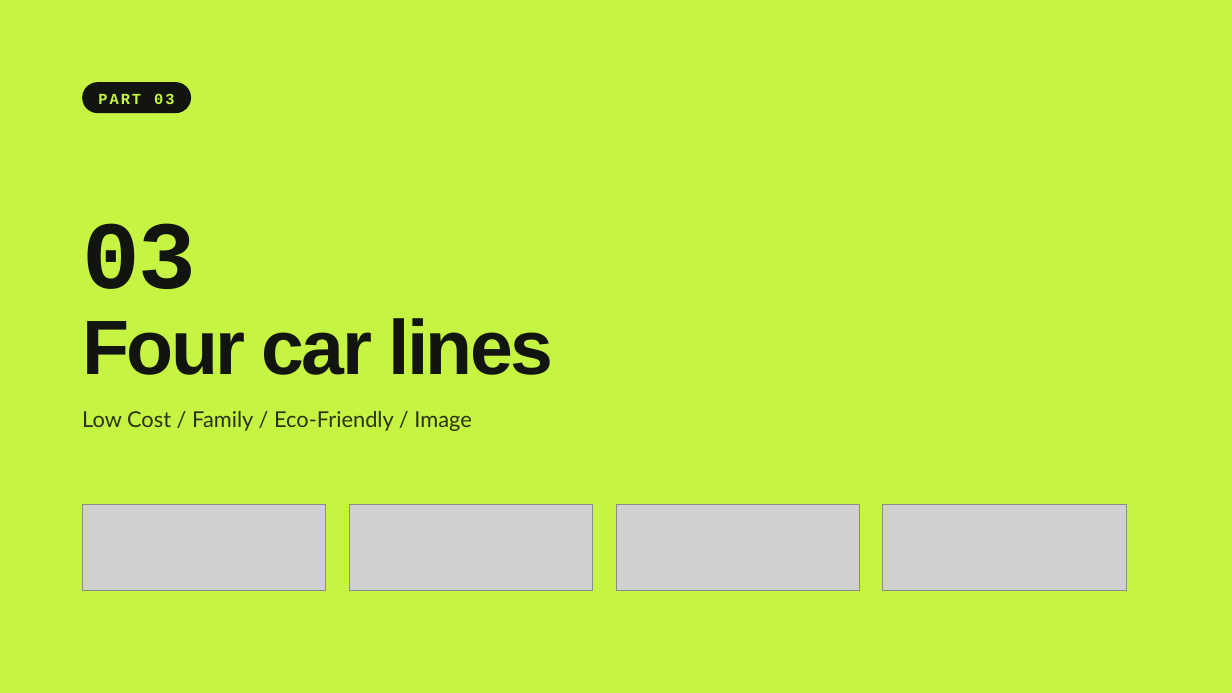
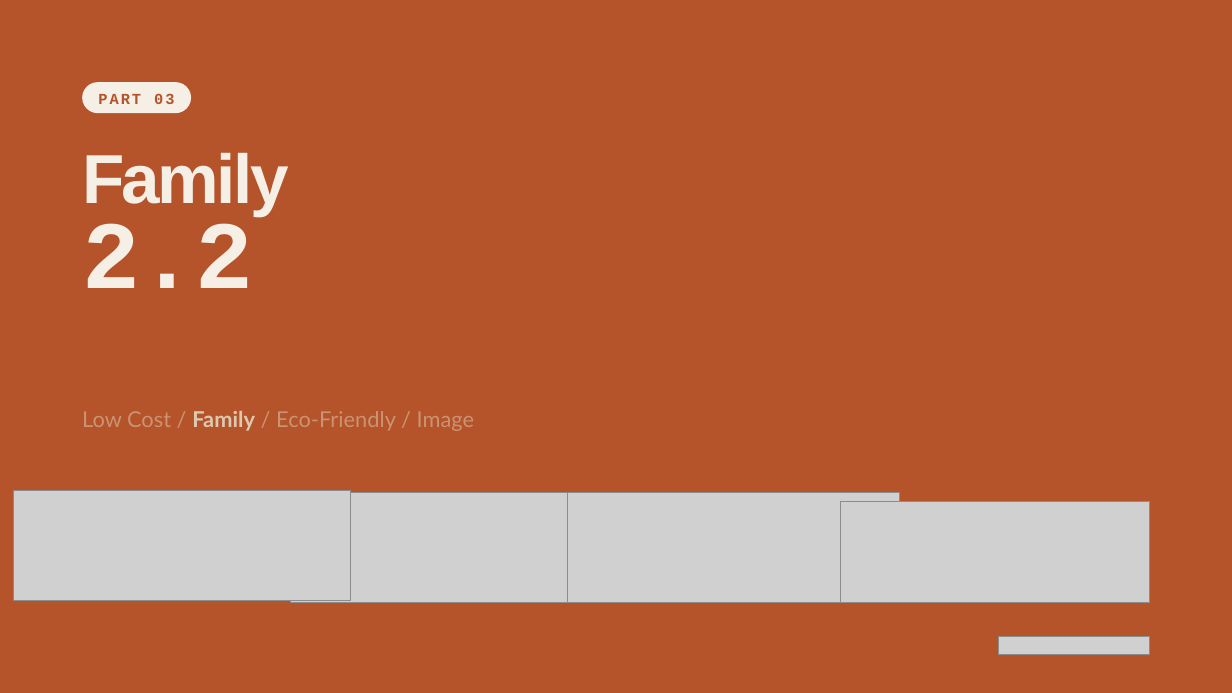
Before and after one commit to moridoca/tangerine-motors, a slide deck: slide 22 of assets/ir/FY26-Praesentation.pptx (slide 11 before the commit). Drawn at 1232x693 pixels with LibreOffice and Linux fonts; fonts in the diff are those of the drawing; grey boxes stand for pictures. Boxes give left, top, right and bottom in pixels: in the first picture for what was removed or moved away, otherwise in the second. Text is boxed around its words. In the diff, an @@ line names an element or a change of style, - is before the commit and + after.

```diff
--- a/assets/ir/FY26-Praesentation.pptx
+++ b/assets/ir/FY26-Praesentation.pptx
@@ background #C5F442 to #B5532A @@
@@ rounded rectangle "PART 03" at [82,82,191,114]: text colour #C5F442 to #B5532A; fill #12140F to #F5EFE6 @@
@@ title added at [82,152,289,216], 54 pt, text #F5EFE6, bold @@
+Family
@@ text at [82,223,253,288]: text changed; text colour #12140F to #F5EFE6 @@
-03
+2.2
@@ title removed at [82,318,553,375] @@
-Four car lines
@@ text "Low Cost / Family / ..." at [82,411,474,431]: text colour #2A3310 to #DDC9B0 at 55% opacity in "Low Cost / / Eco-Friendly / Image"; text colour #2A3310 to #DDC9B0, bold on in "Family" @@
@@ picture: place and size @@
-picture at [82,506,326,591]
+picture at [14,491,351,601]
@@ picture: place and size @@
-picture at [349,506,593,591]
+picture at [290,493,627,603]
@@ picture: place and size @@
-picture at [616,506,860,591]
+picture at [567,493,900,603]
@@ picture: place and size @@
-picture at [884,506,1128,591]
+picture at [840,501,1150,603]
@@ picture added at [999,637,1151,654] @@
```
Also in this commit, not shown: 3 other slides changed, 51 slides added, 19 slides removed.
